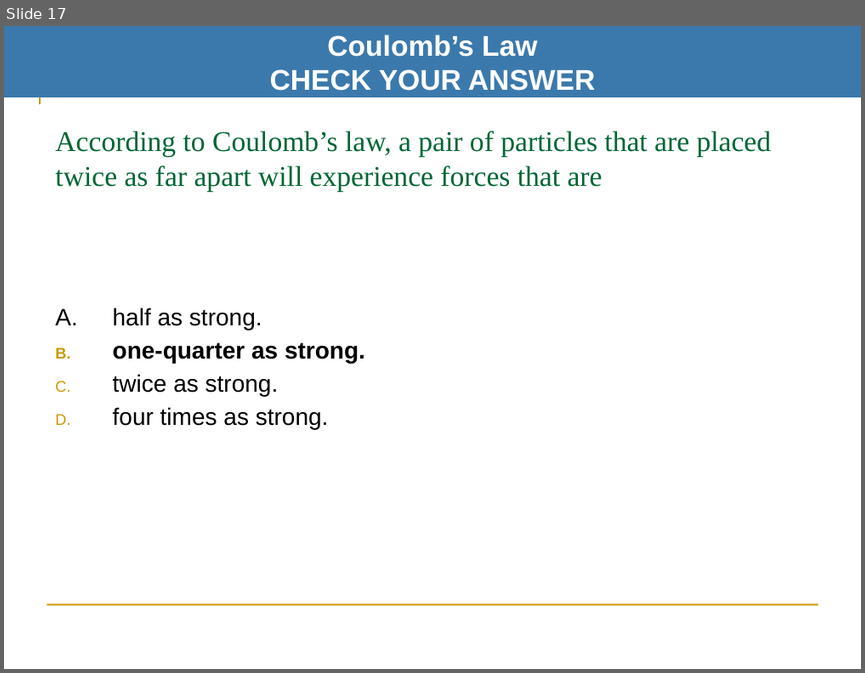
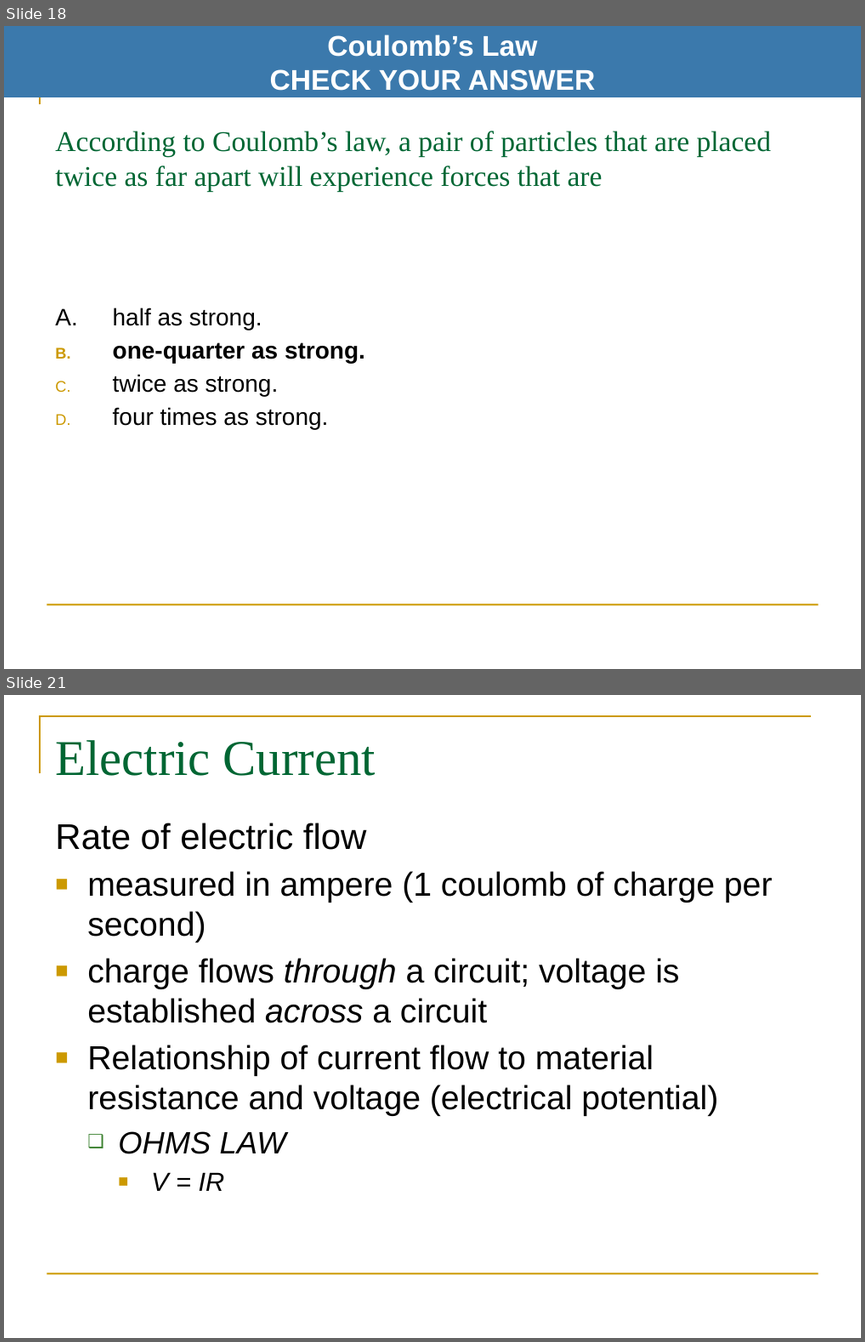
Before and after one commit to pcomitz/physics, a slide deck: mod4_wk6/phy_wk6_mod4_part1.pptx. Shown one above the other, each under a label of ours: slide 17 before the commit, slides 18 and 21 after it; the slides between them are not shown. The pictures are 865x673 and 865x1342 pixels, drawn with LibreOffice and Linux fonts; fonts in the diff are those of the drawing. Boxes give left, top, right and bottom in pixels: in the first picture for what was removed or moved away, otherwise in the second. Text is boxed around its words. In the diff, an @@ line names an element or a change of style, - is before the commit and + after.

```diff
--- a/mod4_wk6/phy_wk6_mod4_part1.pptx
+++ b/mod4_wk6/phy_wk6_mod4_part1.pptx
@@ slide 21 added at [4,695,861,1338], background #FFFFFF; not listed: 2 template elements that a slide beside it also shows @@
@@ title added at [55,740,375,776], 42 pt, text #006633 @@
+Electric Current
@@ text added at [55,823,772,1191], 28 pt, text #000000 @@
+Rate of electric flow
+■ measured in ampere (1 coulomb of charge per second)
+■ charge flows through a circuit; voltage is established across a circuit
+■ Relationship of current flow to material resistance and voltage (electrical potential)
+  ❑ OHMS LAW
+    ■ V = IR
@@ what was slide 17 is now slide 18 @@
```
Also in this commit, not shown: 11 slides changed, 5 other slides added, 3 slides removed.
